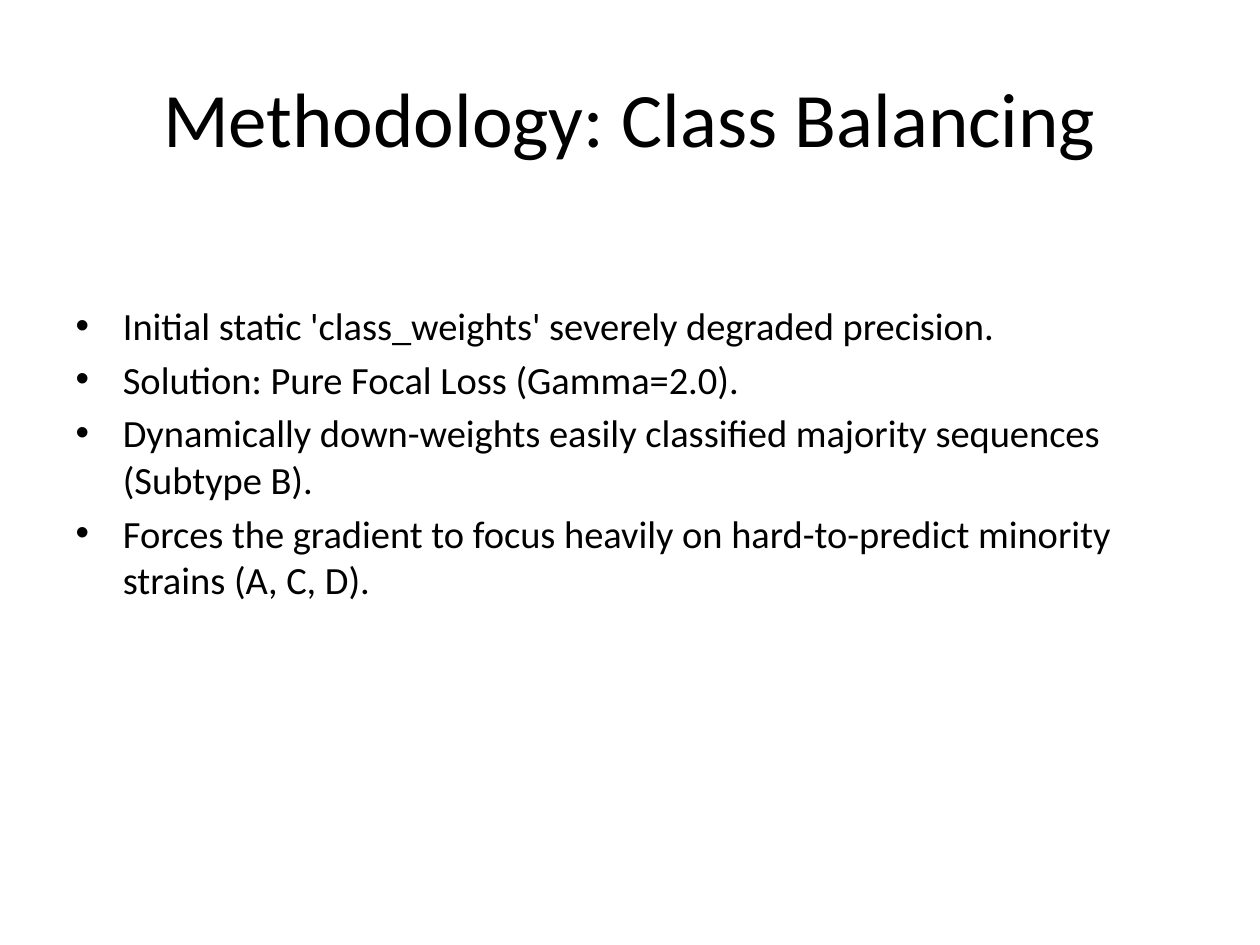
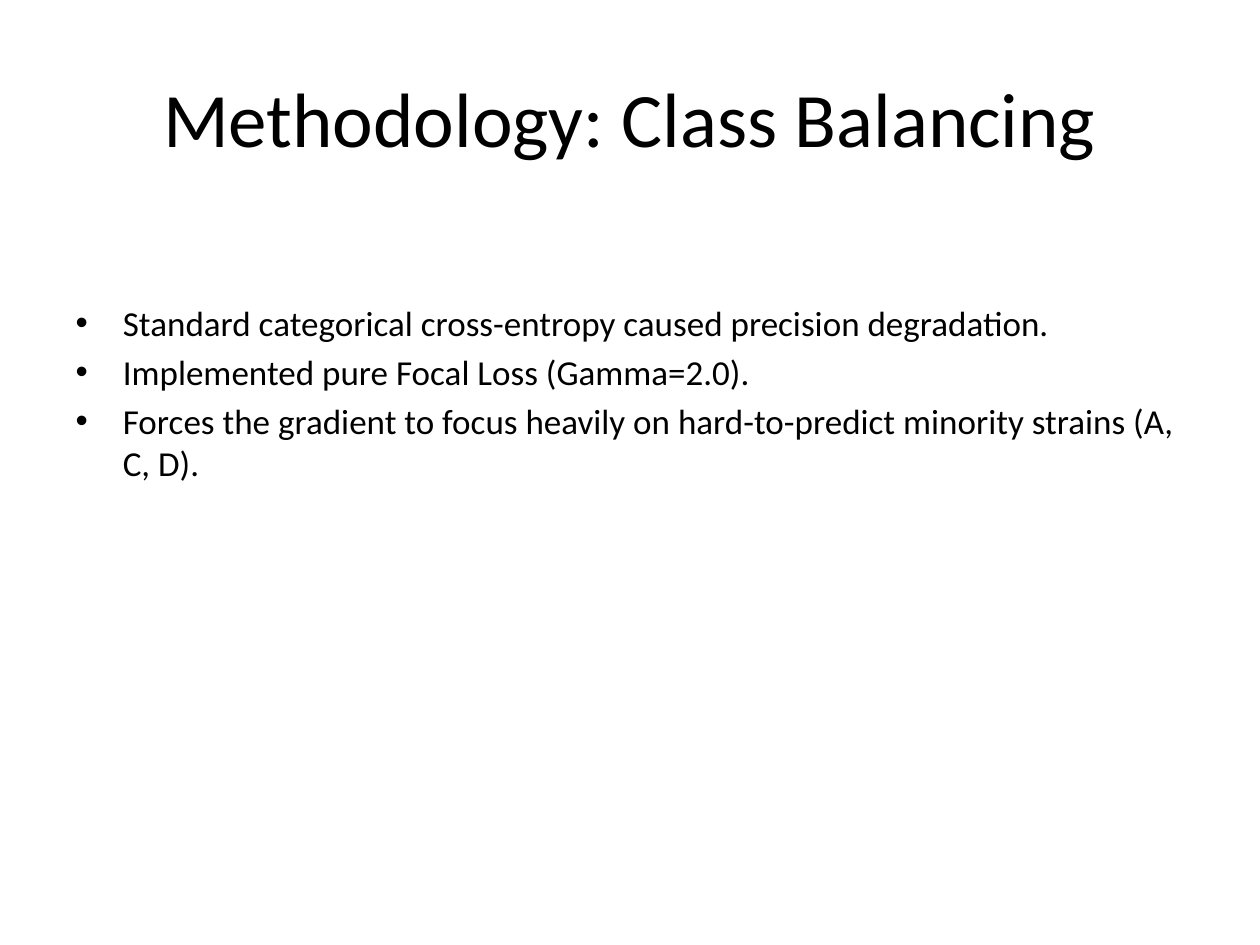
Before and after one commit to JNagawa/HIV_subtype_classifier_DeepLearning, a slide deck: slide 5 of reports/presentation.pptx (slide 6 before the commit). Drawn at 1260x945 pixels with LibreOffice and Linux fonts; fonts in the diff are those of the drawing. Boxes give left, top, right and bottom in pixels: in the first picture for what was removed or moved away, otherwise in the second. Text is boxed around its words. In the diff, an @@ line names an element or a change of style, - is before the commit and + after.

```diff
--- a/reports/presentation.pptx
+++ b/reports/presentation.pptx
@@ text at (x1=123, y1=311, x2=1049, y2=391): text changed; size 22 to 20 pt @@
-• Initial static 'class_weights' severely degraded precision.
-• Solution: Pure Focal Loss (Gamma=2.0).
-• Dynamically down-weights easily classified majority sequences (Subtype B).
+• Standard categorical cross-entropy caused precision degradation.
+• Implemented pure Focal Loss (Gamma=2.0).
@@ text at (x1=123, y1=408, x2=1173, y2=481): size 22 to 20 pt in "Forces the gradient to focus heavily on ..." @@
```
Also in this commit, not shown: 11 other slides changed, 1 slide added, 1 slide removed, 3 other files.
